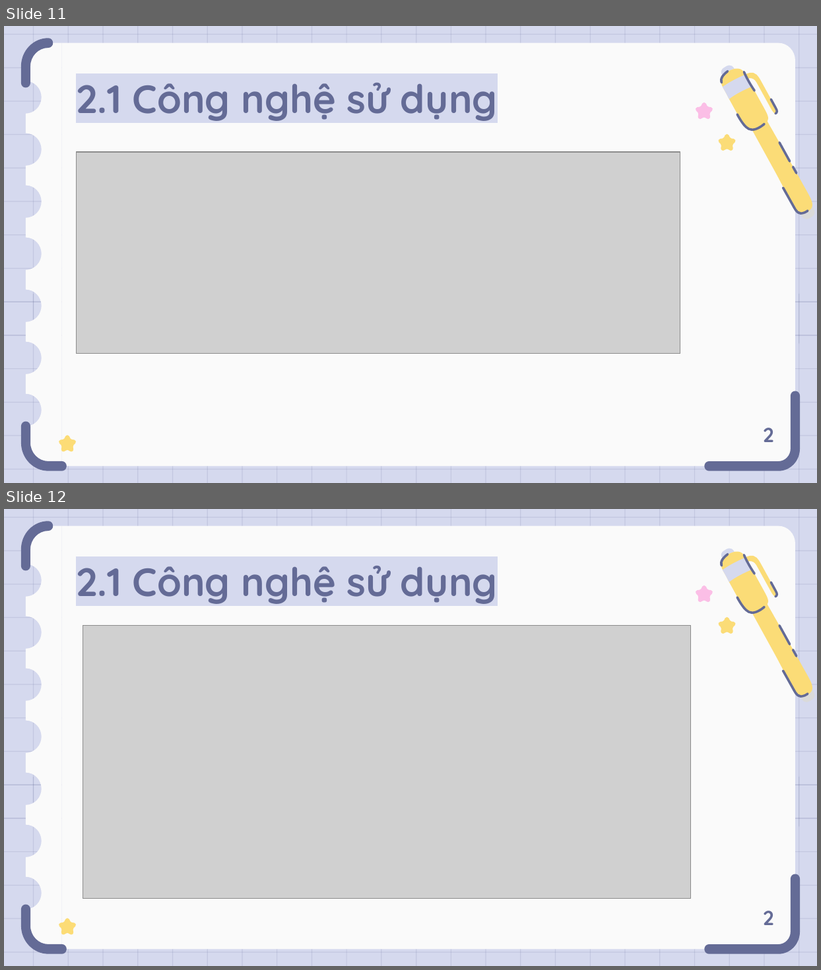
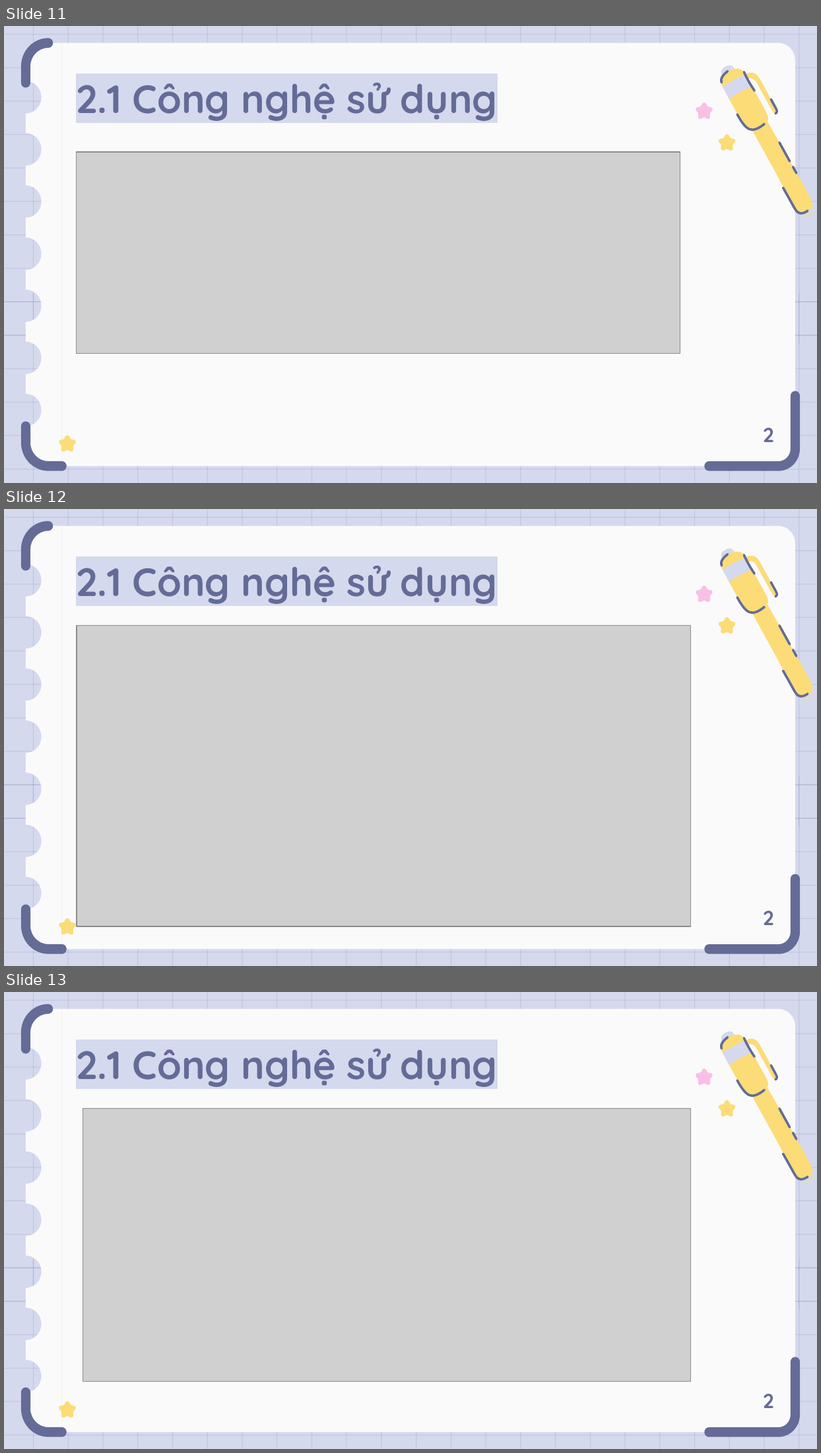
Before and after one commit to congdanh0101/fast-food, a slide deck: KLTN_Presentation.pptx. Shown one above the other, each under a label of ours: slides 11 and 12 before the commit, slides 11, 12 and 13 after it. The pictures are 821x970 and 821x1453 pixels, drawn with LibreOffice and Linux fonts; fonts in the diff are those of the drawing; grey boxes stand for pictures. Boxes give left, top, right and bottom in pixels: in the first picture for what was removed or moved away, otherwise in the second. Text is boxed around its words. In the diff, an @@ line names an element or a change of style, - is before the commit and + after.

```diff
--- a/KLTN_Presentation.pptx
+++ b/KLTN_Presentation.pptx
@@ slide 12 added at (x1=4, y1=509, x2=817, y2=966), background #D5D9EE; not listed: 67 template elements that a slide beside it also shows @@
@@ title added at (x1=76, y1=566, x2=498, y2=604), 35 pt, text #646B96, bold @@
+2.1 Công nghệ sử dụng
@@ freeform shape added at (x1=695, y1=586, x2=714, y2=601), fill #FBBEE6 @@
@@ picture added at (x1=77, y1=625, x2=690, y2=927) @@
@@ freeform shape added at (x1=718, y1=617, x2=737, y2=633), fill #FBDC77 @@
@@ group added at (x1=719, y1=548, x2=816, y2=704): 13 freeform shapes @@
@@ freeform shape added at (x1=59, y1=919, x2=77, y2=935), fill #FCDC76 @@
@@ text added at (x1=763, y1=911, x2=774, y2=925), 18 pt, text #646B96, bold @@
+2
@@ what was slide 12 is now slide 13 @@
```
Also in this commit, not shown: 1 slide changed, 14 other files.
